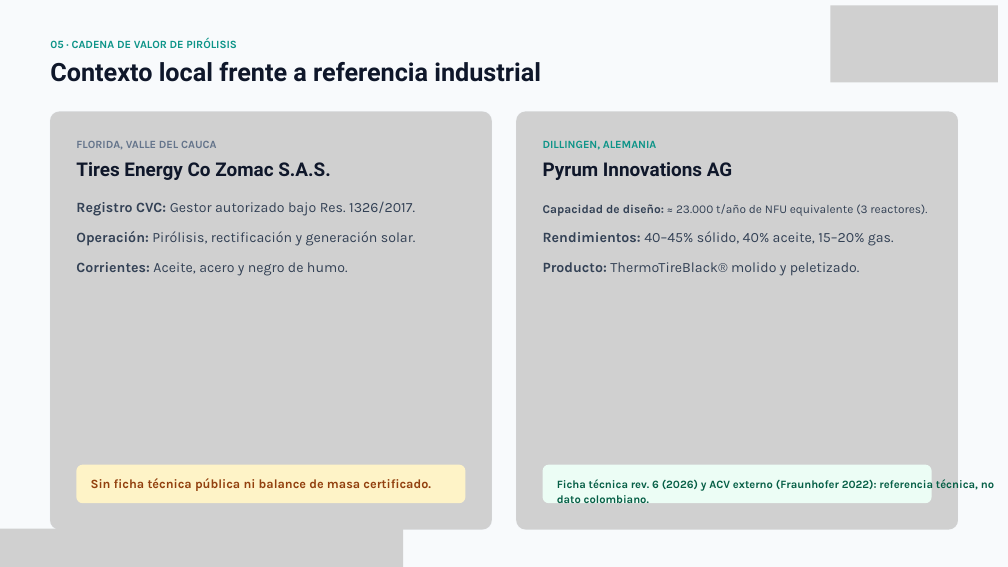
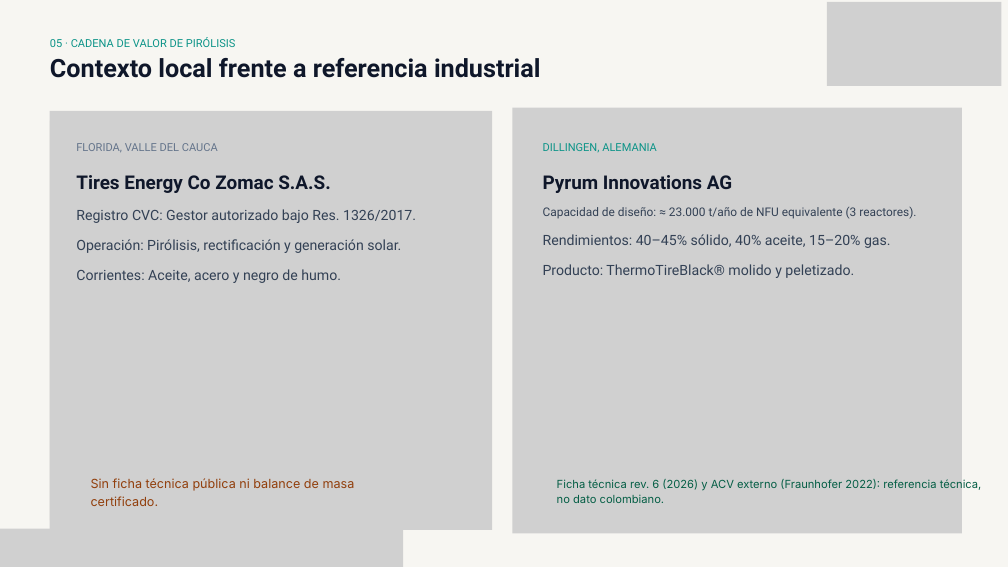
Before and after one commit to ivandavbejarano-coder/AMBIENTE_DESARROLLO, a slide deck: slide 6 of descargas/PRESENTACION_PIROLISIS_RCB_UAO_2026.pptx. Drawn at 1008x567 pixels with LibreOffice and Linux fonts; fonts in the diff are those of the drawing; grey boxes stand for pictures. Boxes give left, top, right and bottom in pixels: in the first picture for what was removed or moved away, otherwise in the second. Text is boxed around its words. In the diff, an @@ line names an element or a change of style, - is before the commit and + after.

```diff
--- a/descargas/PRESENTACION_PIROLISIS_RCB_UAO_2026.pptx
+++ b/descargas/PRESENTACION_PIROLISIS_RCB_UAO_2026.pptx
@@ background #F8FAFC to #F7F6F2 @@
@@ picture at (827, 2, 1001, 86): rotation 180 to 0 degrees; outline redrawn @@
@@ text at (50, 37, 236, 47): paragraph added @@
+05 · CADENA DE VALOR DE PIRÓLISIS
@@ text at (50, 58, 541, 78): line spacing 43.2pt to 47.3pt @@
@@ text "05 · CADENA DE VALOR ...": place and size @@
-text "05 · CADENA DE VALOR ..." at (50, 62, 541, 82)
+text "05 · CADENA DE VALOR ..." at (50, 37, 541, 78)
@@ text removed at (50, 38, 236, 48) @@
-05 · CADENA DE VALOR DE PIRÓLISIS
@@ picture added at (49, 111, 492, 530) @@
@@ picture at (50, 111, 492, 530): outline redrawn @@
@@ picture added at (512, 107, 962, 533) @@
@@ picture at (516, 111, 958, 530): outline redrawn @@
@@ text removed at (76, 141, 216, 149) @@
-FLORIDA, VALLE DEL CAUCA
@@ text added at (76, 143, 416, 283), 20.2 pt, text #334155 @@
+FLORIDA, VALLE DEL CAUCA
+Tires Energy Co Zomac S.A.S.
+Registro CVC: Gestor autorizado bajo Res. 1326/2017. Operación: Pirólisis, rectificación y generación solar. Corrientes: Aceite, acero y negro de humo.
@@ text at (543, 143, 732, 193): paragraphs added @@
+DILLINGEN, ALEMANIA
+Pyrum Innovations AG
@@ text "DILLINGEN, ALEMANIA": place and size @@
-text "DILLINGEN, ALEMANIA" at (543, 204, 927, 216)
+text "DILLINGEN, ALEMANIA" at (543, 143, 916, 278)
@@ text removed at (543, 140, 656, 150) @@
-DILLINGEN, ALEMANIA
@@ text removed at (76, 162, 330, 180) @@
-Tires Energy Co Zomac S.A.S.
@@ text removed at (543, 162, 732, 180) @@
-Pyrum Innovations AG
@@ text removed at (76, 202, 415, 216) @@
-Registro CVC: Gestor autorizado bajo Res. 1326/2017.
@@ text at (543, 207, 916, 219): font Karla to Roboto in "Capacidad de diseño: ≈ 23.000 t/año de ..."; bold off in "Capacidad de diseño:"; line spacing 24.3pt to 36pt @@
@@ text removed at (76, 231, 416, 246) @@
-Operación: Pirólisis, rectificación y generación solar.
@@ text at (543, 234, 891, 278): paragraph added @@
+Rendimientos: 40–45% sólido, 40% aceite, 15–20% gas. Producto: ThermoTireBlack® molido y peletizado.
@@ text removed at (543, 231, 894, 246) @@
-Rendimientos: 40–45% sólido, 40% aceite, 15–20% gas.
@@ text removed at (76, 262, 348, 276) @@
-Corrientes: Aceite, acero y negro de humo.
@@ text removed at (543, 262, 860, 276) @@
-Producto: ThermoTireBlack® molido y peletizado.
@@ freeform shape removed at (77, 465, 466, 503) @@
@@ picture added at (77, 465, 466, 503) @@
@@ text "Sin ficha técnica pública ni ..." at (91, 478, 355, 506): font Karla to Inter, bold off; line spacing 21.6pt to 25.2pt @@
@@ freeform shape removed at (543, 465, 932, 503) @@
@@ text "Ficha técnica rev. 6 (2026) ..." at (557, 479, 982, 503): font Karla to Inter, bold off @@
```
Also in this commit, not shown: 15 other slides changed, 1 other file.
